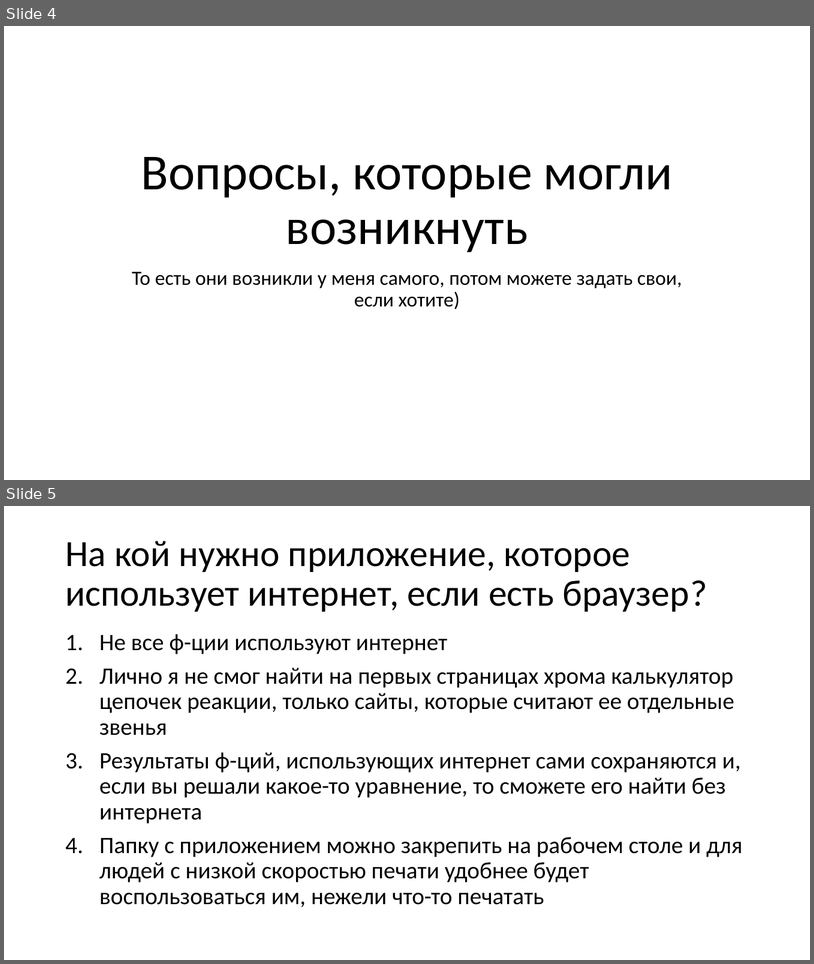
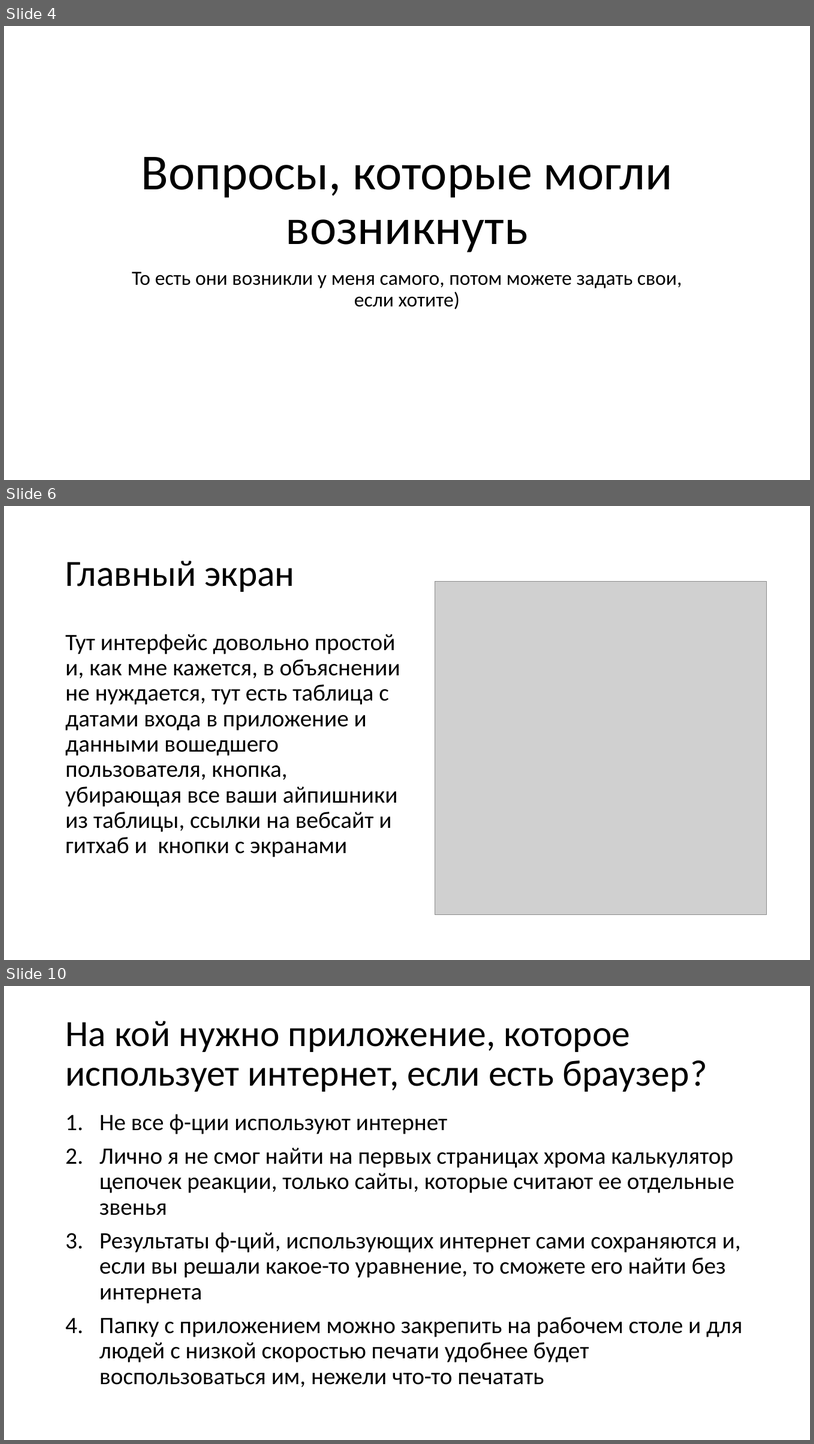
Before and after one commit to aNOOBisTheGod/yandex-lyceum-qt, a slide deck: presentation.pptx. Shown one above the other, each under a label of ours: slides 4 and 5 before the commit, slides 4, 6 and 10 after it; the slides between them are not shown. The pictures are 814x964 and 814x1444 pixels, drawn with LibreOffice and Linux fonts; fonts in the diff are those of the drawing; grey boxes stand for pictures. Boxes give left, top, right and bottom in pixels: in the first picture for what was removed or moved away, otherwise in the second. Text is boxed around its words. In the diff, an @@ line names an element or a change of style, - is before the commit and + after.

```diff
--- a/presentation.pptx
+++ b/presentation.pptx
@@ slide 6 added at box(4, 506, 810, 960), background #FFFFFF @@
@@ title added at box(65, 561, 294, 592), 44 pt, text #000000 @@
+Главный экран
@@ picture added at box(435, 582, 767, 915) @@
@@ text added at box(65, 634, 401, 857), 28 pt, text #000000 @@
+Тут интерфейс довольно простой и, как мне кажется, в объяснении не нуждается, тут есть таблица с датами входа в приложение и данными вошедшего пользователя, кнопка, убирающая все ваши айпишники из таблицы, ссылки на вебсайт и гитхаб и кнопки с экранами
@@ what was slide 5 is now slide 10 @@
```
Also in this commit, not shown: 3 slides changed, 4 other slides added, 16 other files.
